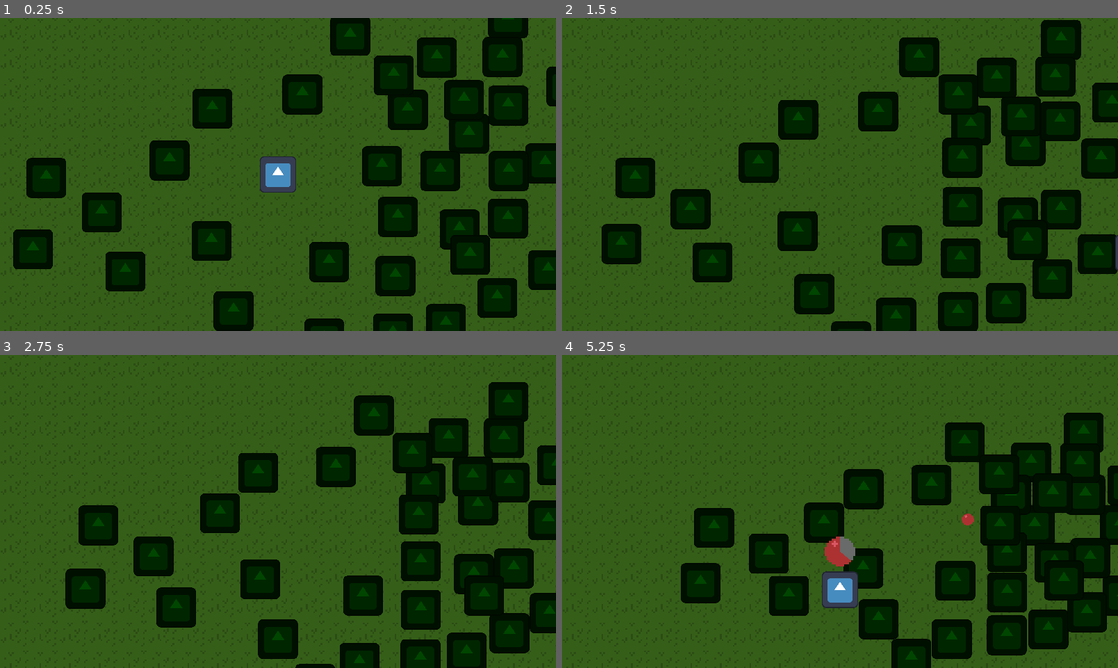
Above: before the commit, frames 1-4 (two rows, left to right).
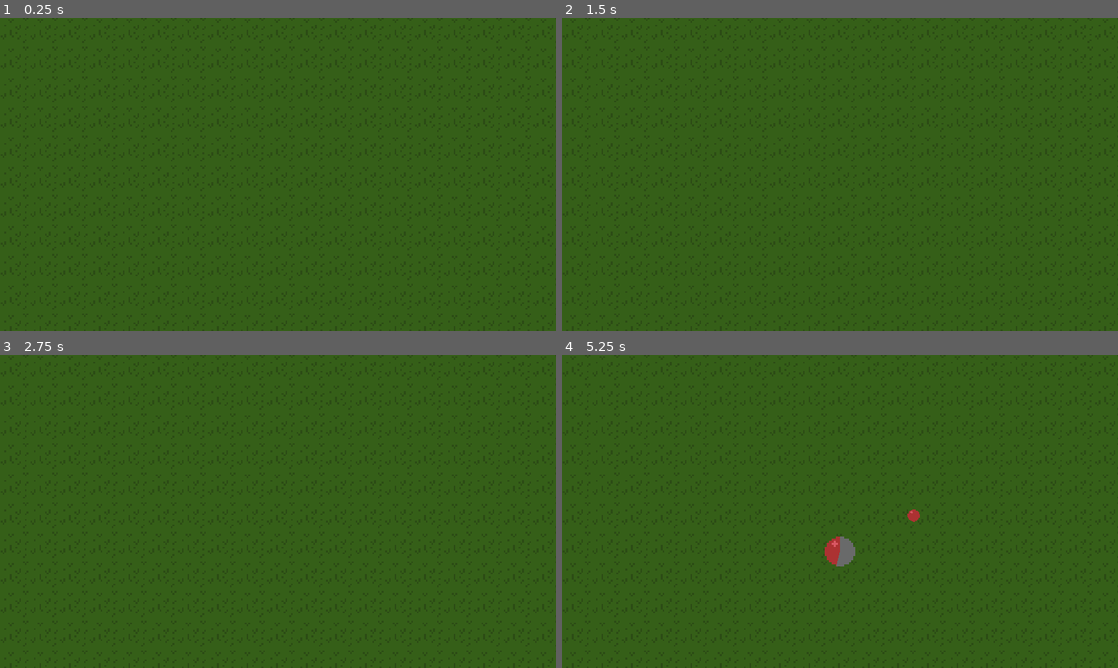
Above: after the commit, the same moments.

Repository: RenatoCLa/architecture-jam-2024
Game: Godot game, scene res://Scenes/rooms/test_room_01.tscn
Two runs of this game, one before a commit and one after it. Both use one fixed random seed, a clock stepped at 60 frames per second and the inputs below. The engine's default icon, where the game draws it, is replaced by a stand-in: a white triangle on a blue panel in a dark square.
Inputs:
- Up to frame 1 (0.25 s): no input
- Up to frame 2 (1.5 s): hold D (walk_right) 0.53-1.28 s; hold Space (dodge) 0.53-1.28 s; hold S (walk_down) from 1.28 s (still down); tap Space (dodge) at 1.35 s
- Up to frame 3 (2.75 s): release S (walk_down) at 2.03 s; hold D (walk_right) from 2.03 s (still down); hold Space (dodge) from 2.03 s (still down)
- Up to frame 4 (5.25 s): release D (walk_right) at 2.78 s; release Space (dodge) at 2.78 s; hold W (walk_up) 2.78-3.53 s; tap Space (dodge) at 2.85, 4.35 s; hold Space (dodge) 3.53-4.28 s; hold A (walk_left) 3.53-5.03 s; hold S (walk_down) from 5.03 s (still down); hold Space (dodge) from 5.03 s (still down)

The runs differ from the first frame. In frame 1, 28% of the frame differs, in the area x 2-100%, y 0-100%; in frame 2, 28%; in frame 3, 26%; in frame 4, 26%.

Commit message:
Added basic XP and lvl up System, alongside finished Weapon Slot Implementation

Diff:
--- a/Scenes/base_enemy.tscn
+++ b/Scenes/base_enemy.tscn
@@ -16,6 +16,7 @@
 script = ExtResource("1_tcg4s")
 
 [node name="Sprite" type="Sprite2D" parent="."]
+visible = false
 modulate = Color(0, 0.521569, 0, 1)
 y_sort_enabled = true
 scale = Vector2(0.359375, 0.359375)
@@ -23,6 +24,8 @@
 
 [node name="Hitbox" type="Area2D" parent="."]
 collision_layer = 2
+collision_priority = 0.0
+priority = 1
 
 [node name="Collision" type="CollisionShape2D" parent="Hitbox"]
 shape = SubResource("CircleShape2D_r74yj")
@@ -35,5 +38,5 @@
 [node name="Attack_CD" type="Timer" parent="."]
 one_shot = true
 
-[connection signal="body_entered" from="Hitbox" to="." method="_on_area_2d_body_entered"]
-[connection signal="body_exited" from="Hitbox" to="." method="_on_area_2d_body_exited"]
+[connection signal="area_entered" from="Hitbox" to="." method="_on_hitbox_area_entered"]
+[connection signal="area_exited" from="Hitbox" to="." method="_on_hitbox_area_exited"]
--- a/Scenes/player.tscn
+++ b/Scenes/player.tscn
@@ -1,8 +1,9 @@
-[gd_scene load_steps=11 format=3 uid="uid://1q8hs8188bfu"]
+[gd_scene load_steps=12 format=3 uid="uid://1q8hs8188bfu"]
 
 [ext_resource type="Script" path="res://Scripts/player_script.gd" id="1_w14cx"]
 [ext_resource type="Texture2D" uid="uid://cfxol6j2iyqcw" path="res://Sprites/icon.svg" id="2_3wsjd"]
 [ext_resource type="JSON" path="res://json/weapons.json" id="2_ye4wc"]
+[ext_resource type="Script" path="res://Scripts/leveling_system.gd" id="3_1o6aa"]
 [ext_resource type="Texture2D" uid="uid://buy5rv280aqje" path="res://Sprites/bac.png" id="3_uyuoo"]
 [ext_resource type="Texture2D" uid="uid://jbupabfjuqys" path="res://Sprites/backdrop.png" id="4_qygbs"]
 [ext_resource type="Script" path="res://Scripts/detect_enemies.gd" id="5_7255h"]
@@ -23,7 +24,11 @@
 script = ExtResource("1_w14cx")
 weapon_list = ExtResource("2_ye4wc")
 
+[node name="XP" type="Node" parent="."]
+script = ExtResource("3_1o6aa")
+
 [node name="Sprite" type="Sprite2D" parent="."]
+visible = false
 scale = Vector2(0.328125, 0.328125)
 texture = ExtResource("2_3wsjd")
 
--- a/Scripts/Class Scripts/generic_attack.gd
+++ b/Scripts/Class Scripts/generic_attack.gd
@@ -2,7 +2,6 @@
 class_name attack
 
 @export var damage: float = 5# attack dmg
-@export var duration: float = 1# how long the projectile will travel
 @export var cd: float = 1#cooldown
 
 #multipliers
@@ -17,7 +16,6 @@
 	var parent: CharacterBody2D = get_tree().get_first_node_in_group("player")
 	if parent.has_signal("call_update_stats"):
 		parent.call_update_stats.connect(_update_stats)
-
 	#creates timer
 	attack_cd = Timer.new()
 	#adds timer as a child of the node
@@ -48,6 +46,5 @@
 	new_bullet.global_rotation = get_parent().global_rotation
 	#adds bullet to the scene
 	add_child(new_bullet)
-
 	#starts attack cooldown again
 	attack_cd.start(cd - (cd * cd_reduct))
--- a/Scripts/Class Scripts/generic_bullet.gd
+++ b/Scripts/Class Scripts/generic_bullet.gd
@@ -1,7 +1,17 @@
 extends Area2D
 
 var damage: float
-var speed: float = 500
+var speed: float = 250
+
+var duration_timer: Timer
+var duration: float = 1.25
+
+func _ready() -> void:
+	duration_timer = Timer.new()
+	add_child(duration_timer)
+	duration_timer.one_shot = true
+	duration_timer.timeout.connect(hit)
+	duration_timer.start(duration)
 
 func _physics_process(delta: float) -> void:
 	#sets a vector pointed right, that will then be rotated
@@ -12,9 +22,12 @@
 
 #if bullet collides with something
 func _on_area_entered(area: Area2D) -> void:
-	#destroyes the bullet
-	queue_free()
+	hit()
 	#if bullet hits an entity that takes damage
 	if area.get_parent().has_method("take_damage"):
 		#make entity take damage
 		area.get_parent().take_damage(damage)
+
+func hit():
+	#play animation here later
+	queue_free()
--- a/Scripts/Class Scripts/generic_enemy.gd
+++ b/Scripts/Class Scripts/generic_enemy.gd
@@ -5,12 +5,14 @@
 @export var speed: float = 25
 @export var health: float = 10
 @export var damage: float = 2
+@export var xp: int = 5
 
 #multiplier
 var dmg_multi: float = 0
 var hp_multi: float = 0
 var speed_multi: float = 0
 var size_multi: float = 0
+var xp_multi: float = 0
 
 #booleans
 var can_attack: bool = false
@@ -54,28 +56,6 @@
 		#starts attack cooldown
 		attack_cd.start(.15)
 
-#checks if player collided with enemy hitbox
-func _on_area_2d_body_entered(body: Node2D) -> void:
-	#if collision is from player
-	if body.is_in_group("player"):
-		#load the player node into a variable
-		player_node = body
-		print("ready")
-		#becomes able to attack the player, as they are
-		#in range
-		can_attack = true
-
-#once player leaves the area
-func _on_area_2d_body_exited(body: Node2D) -> void:
-	if body.is_in_group("player"):
-		#clear player node variable
-		player_node = null
-		print("out of range")
-		#cannot attack anymore as player is out of range
-		can_attack = false
-		#resets the attack cooldown
-		attack_cd.stop()
-
 func take_damage(dmg: float) -> void:
 	#decreases hp based on the damage taken
 	health -= dmg
@@ -87,6 +67,33 @@
 func die() -> void:
 	#removes enemy from scene, should play a death anim
 	#first
+	@warning_ignore("narrowing_conversion")
+	var gained_xp: int = xp + (xp * .2)
 	queue_free()
+	player.propagate_call("gain_exp", [gained_xp])
+	print(gained_xp)
 	#drop exp or give exp directly to player
 	#play death animation
+
+
+func _on_hitbox_area_entered(area: Area2D) -> void:
+	var body: CharacterBody2D = area.get_parent()
+	if body.is_in_group("player"):
+		#load the player node into a variable
+		player_node = body
+		print("ready")
+		#becomes able to attack the player, as they are
+		#in range
+		can_attack = true
+
+
+func _on_hitbox_area_exited(area: Area2D) -> void:
+	var body: CharacterBody2D = area.get_parent()
+	if body.is_in_group("player"):
+		#clear player node variable
+		player_node = null
+		print("out of range")
+		#cannot attack anymore as player is out of range
+		can_attack = false
+		#resets the attack cooldown
+		attack_cd.stop()
--- /dev/null
+++ b/Scripts/leveling_system.gd
@@ -0,0 +1,26 @@
+extends Node
+
+var level: int = 1
+var current_xp: int = 0
+var xp_treshold: int = 50
+var xp_increase: int = 15
+var xp_increase_multi: int = 0.05
+
+func gain_exp(xp: int) -> void:
+	current_xp += xp
+	if(current_xp >= xp_treshold):
+		level += 1
+		level_up()
+
+func level_up() -> void:
+	#bring up leveling choice UI
+	current_xp -= xp_treshold
+	increase_xp_treshold()
+	print(level)
+
+func increase_xp_treshold() -> void:
+	var temp_xp_increase = xp_increase * xp_increase_multi
+	print(xp_treshold, " ", xp_increase, " ", temp_xp_increase)
+	xp_treshold += xp_increase + temp_xp_increase
+	print(xp_treshold)
+	xp_increase = temp_xp_increase
--- a/Scripts/player_script.gd
+++ b/Scripts/player_script.gd
@@ -34,7 +34,7 @@
 	health_bar.max_value = max_health
 	health_bar.value = current_health
 
-func _physics_process(delta: float) -> void:
+func _physics_process(_delta: float) -> void:
 	#hide health bar if health is full
 	if current_health == max_health:
 		health_bar.hide()
@@ -66,19 +66,23 @@
 	var size: int = weapon_slots.size()
 	#if player has 4 weapons, don't add another weapon
 	#as the player inventory is full
-	if size == 3:
+	if size >= 4:
 		#maybe let player swap weapons
 		pass
 	#if player inventory is not full
 	else:
 		#gets list of all weapons
-		var data = weapon_list.data.weapons[id]
+		var data: Dictionary = weapon_list.data.weapons[id]
+		var weapon_id: int = data.id
 		#gets current free inv slot
-		var slot = $Holster.get_child(size)
+		var slot: Node = $Holster.get_child(size)
 		#gets script dir
-		var script = str(data.script)
+		var script: String = str(data.script)
 		#sets attack script to weapon slot
 		slot.set_script(load(script))
+		slot.call("_ready")
+		weapon_slots.append(weapon_id)
+		print(weapon_slots)
 		#change slot name to fit weapon name
 		slot.name += "-" + data.name
 		update_stats()
